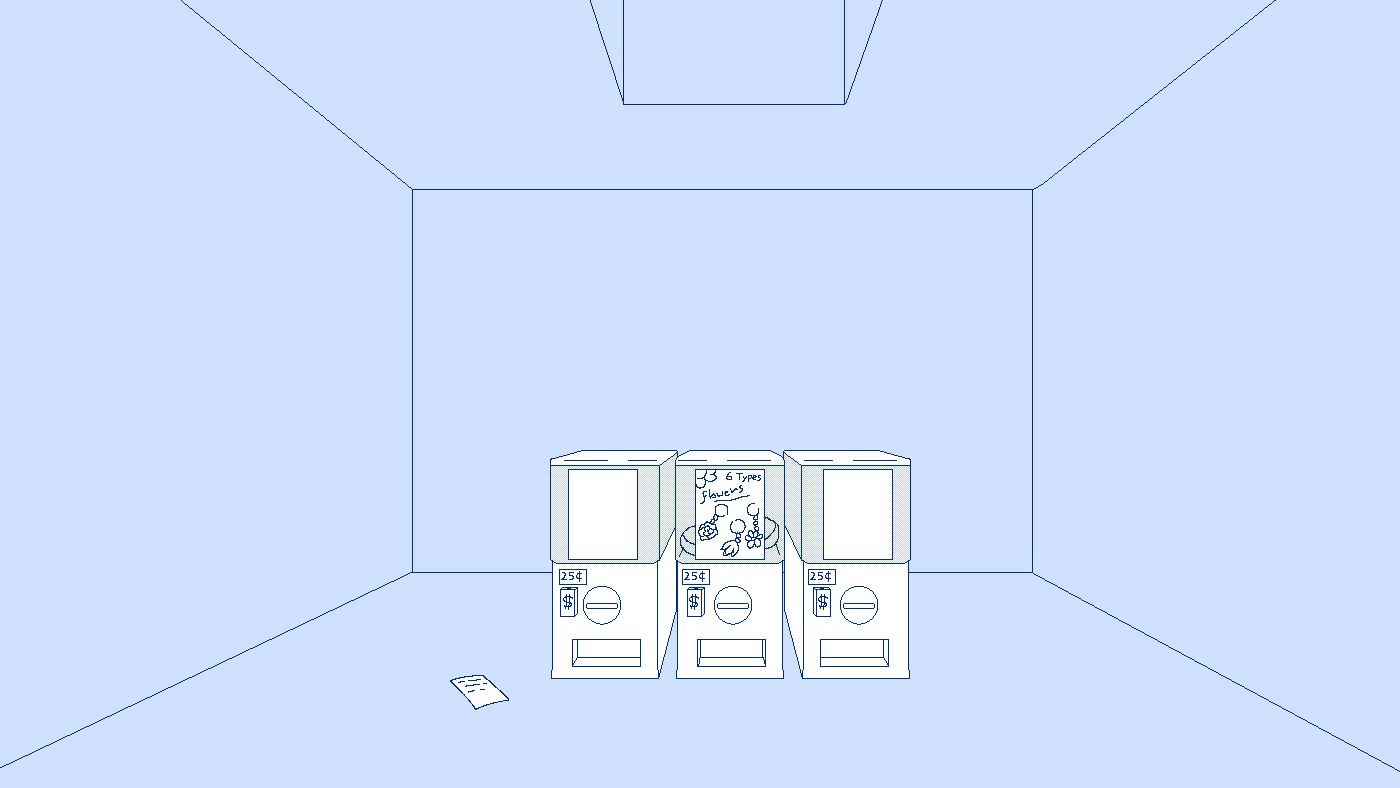
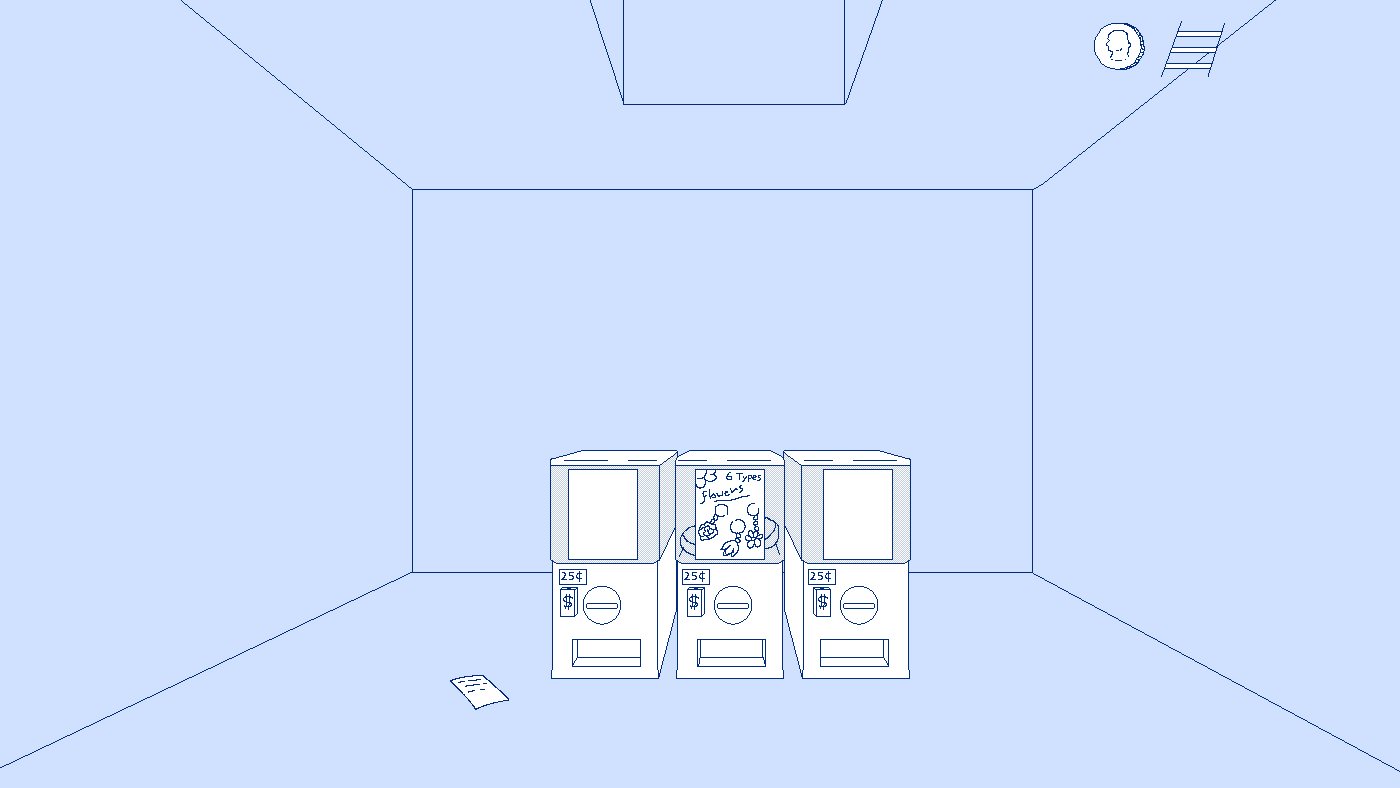
Layered file, before and after one edit (1400 x 788). Changes by layer:
added layer "Paint Layer 4" above "coinIcon" over [1094, 21, 1225, 77]
showed "coinIcon" over [1094, 21, 1216, 77]
painted on "room" over [1094, 21, 1225, 77]
painted on "Background" over [1094, 21, 1225, 77]